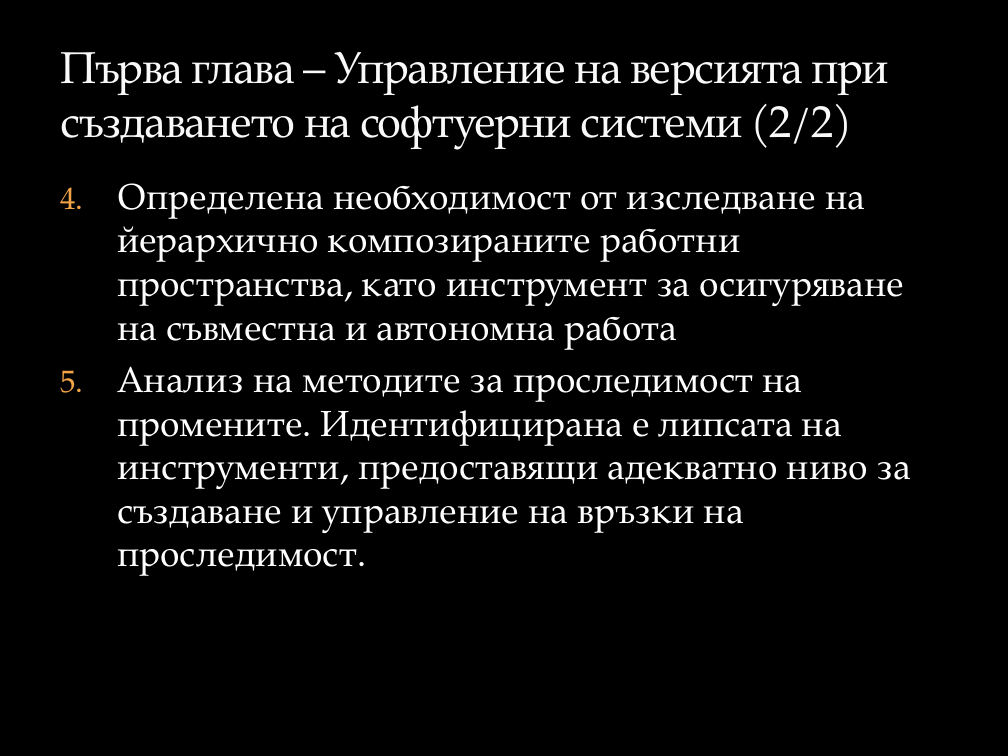
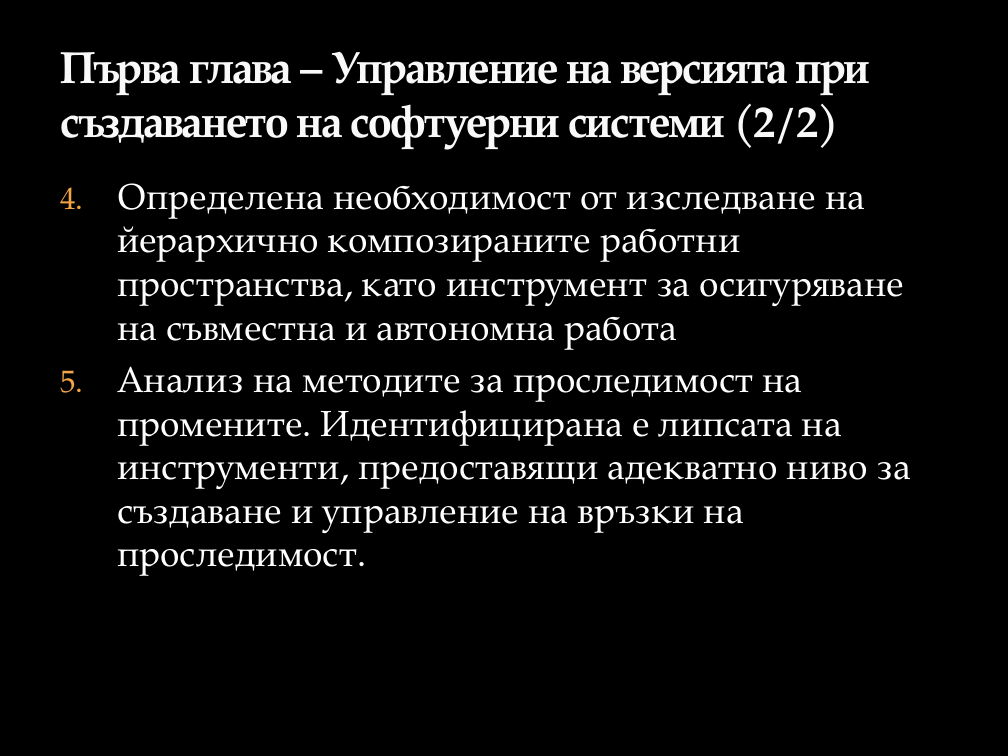
Before and after one commit to vjotov/versia, a slide deck: slide 7 of doc/Presentation.pptx. Drawn at 1008x756 pixels with LibreOffice and Linux fonts; fonts in the diff are those of the drawing; background and template pictures are left out. Boxes give left, top, right and bottom in pixels: in the first picture for what was removed or moved away, otherwise in the second. Text is boxed around its words. In the diff, an @@ line names an element or a change of style, - is before the commit and + after.

```diff
--- a/doc/Presentation.pptx
+++ b/doc/Presentation.pptx
@@ title "Първа глава – Управление на ..." at [60, 52, 870, 149]: bold on @@
```
Also in this commit, not shown: 9 other slides changed, 1 slide added, 1 slide removed, 2 other files.
